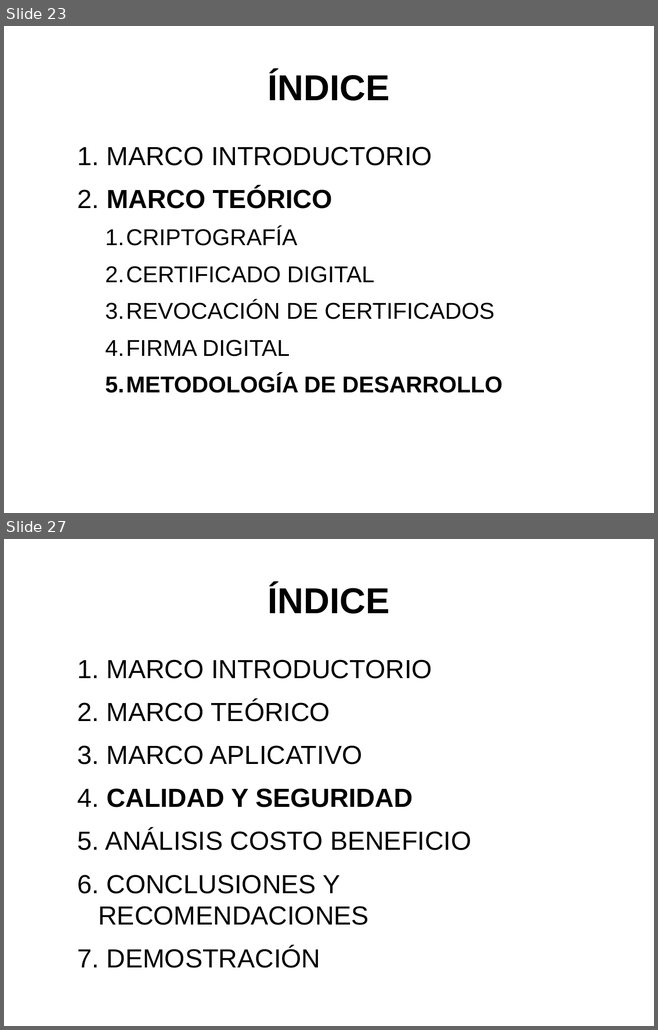
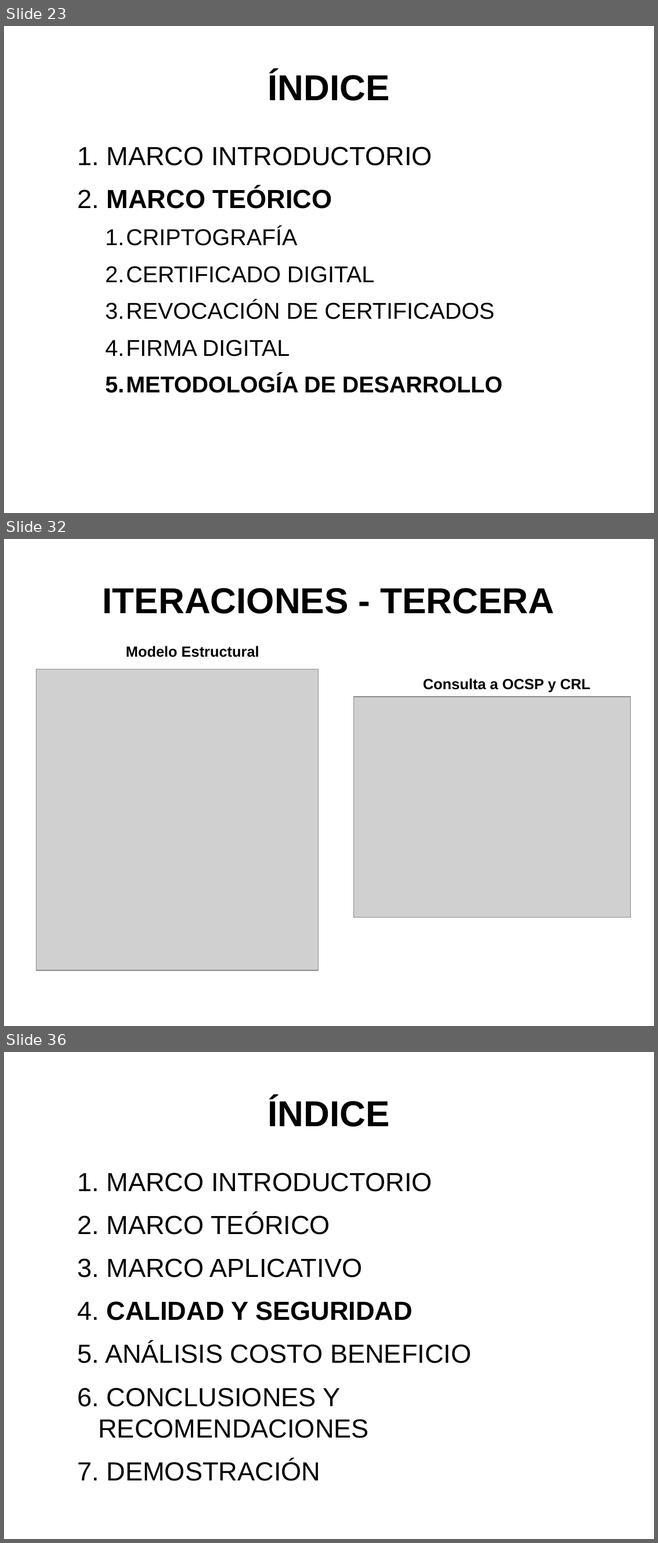
Before and after one commit to artmint/proyectoG, a slide deck: PRESENTACION - PROYECTO.odp. Shown one above the other, each under a label of ours: slides 23 and 27 before the commit, slides 23, 32 and 36 after it; the slides between them are not shown. The pictures are 658x1030 and 658x1543 pixels, drawn with LibreOffice and Linux fonts; fonts in the diff are those of the drawing; grey boxes stand for pictures. Boxes give left, top, right and bottom in pixels: in the first picture for what was removed or moved away, otherwise in the second. Text is boxed around its words. In the diff, an @@ line names an element or a change of style, - is before the commit and + after.

```diff
--- a/PRESENTACION - PROYECTO.odp
+++ b/PRESENTACION - PROYECTO.odp
@@ slide 32 added at (4,539,654,1026), background #FFFFFF @@
@@ title added at (103,588,554,614), 44 pt, text #000000, bold @@
+ITERACIONES - TERCERA
@@ text added at (126,646,259,657), 18 pt, text #000000, bold @@
+Modelo Estructural
@@ picture added at (36,669,318,971) @@
@@ text added at (423,678,590,693), 18 pt, text #000000, bold @@
+Consulta a OCSP y CRL
@@ picture added at (354,697,630,918) @@
@@ what was slide 27 is now slide 36 @@
```
Also in this commit, not shown: 6 slides changed, 15 other slides added, 2 slides removed, 21 other files.
